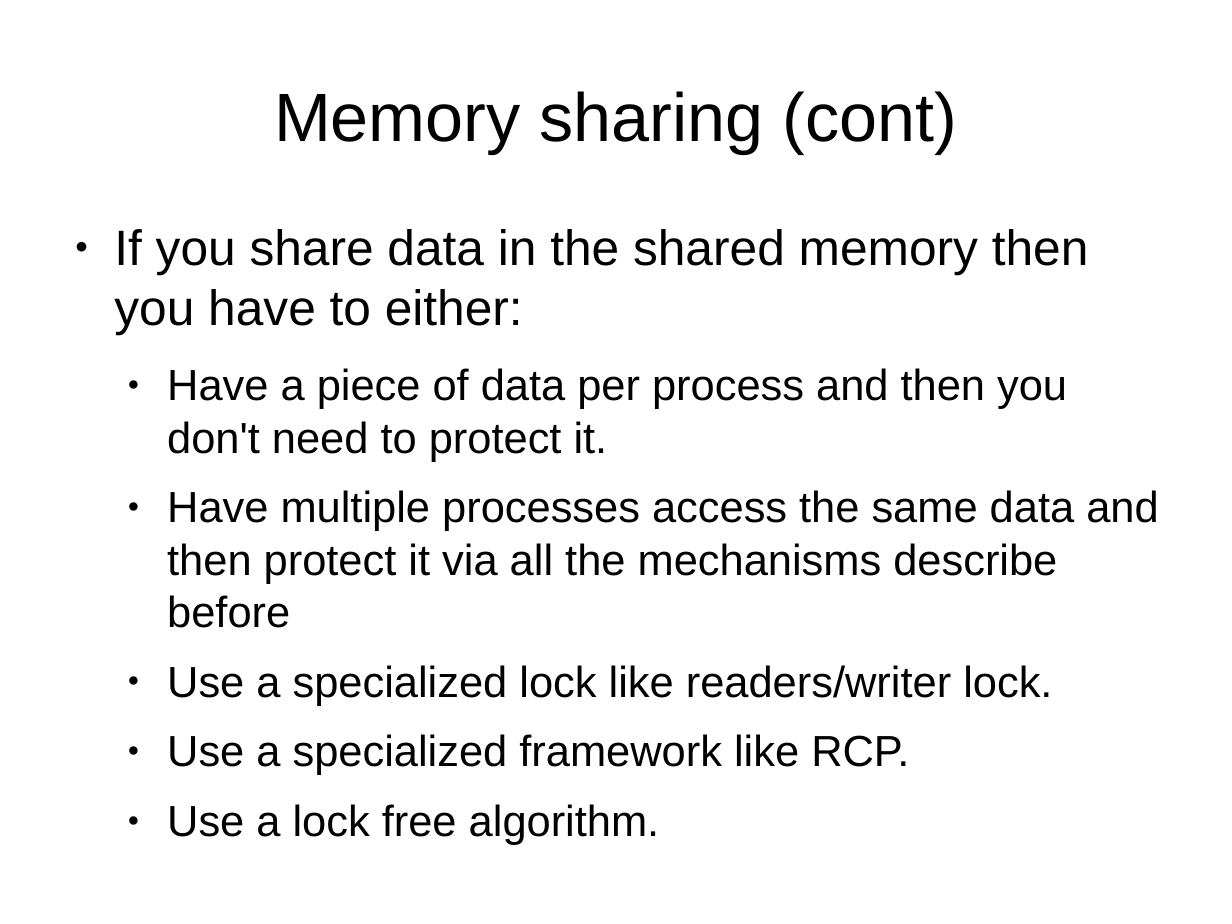
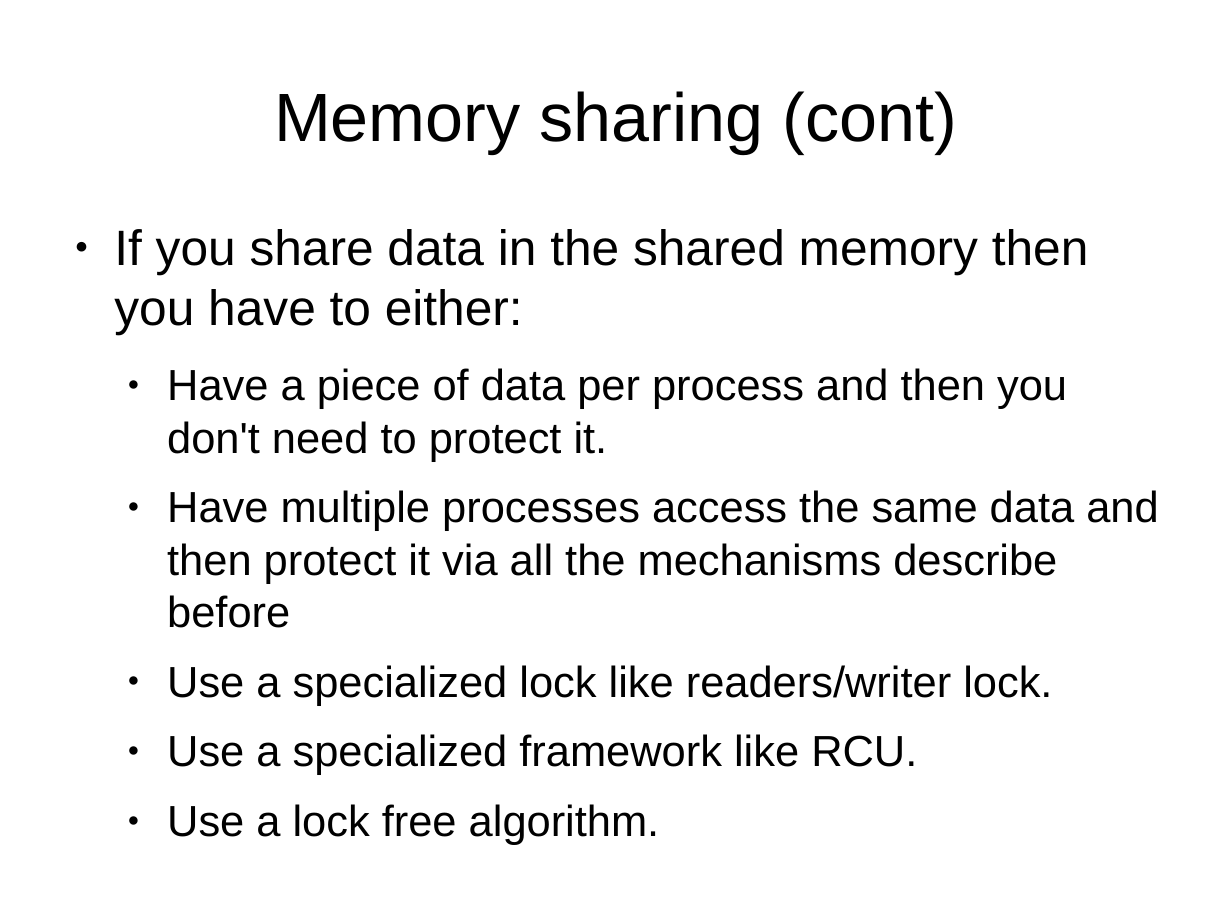
Before and after one commit to veltzer/demos, a slide deck: slide 57 of cpp/multi_core/multicore.odp. Drawn at 1232x924 pixels with LibreOffice and Linux fonts; fonts in the diff are those of the drawing. Boxes give left, top, right and bottom in pixels: in the first picture for what was removed or moved away, otherwise in the second. Text is boxed around its words. In the diff, an @@ line names an element or a change of style, - is before the commit and + after.

```diff
--- a/cpp/multi_core/multicore.odp
+++ b/cpp/multi_core/multicore.odp
@@ text at (x1=167, y1=734, x2=917, y2=775): text changed @@
-  ● Use a specialized framework like RCP.
+  ● Use a specialized framework like RCU.
```
Also in this commit, not shown: 1 other slide changed, 5 other files.
